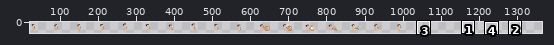
File history of a sprite sheet, dist/assets/images/gentil_hero_all.png. The first picture is a wide view before the edit; the outline marks the close-up.
Close-up. Old version:
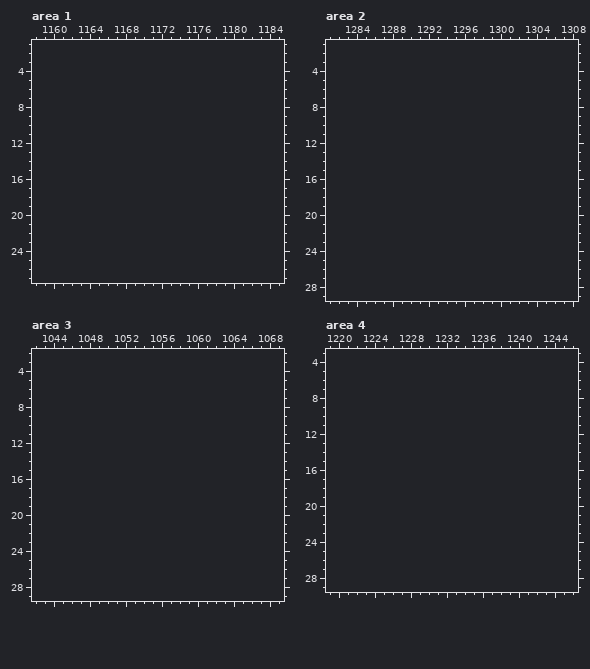
The file is 1020x30 pixels. Shown: area 1: x 1158..1185, y 1..27; area 2: x 1281..1308, y 1..29; area 3: x 1042..1069, y 2..29; area 4: x 1219..1246, y 3..29. The old version is drawn lined up with the new one, on the new canvas. The wide view leaves out empty margins. The commit also changed other parts of the picture, which this record leaves out.
Palette (. is transparent): 
Now the later version:
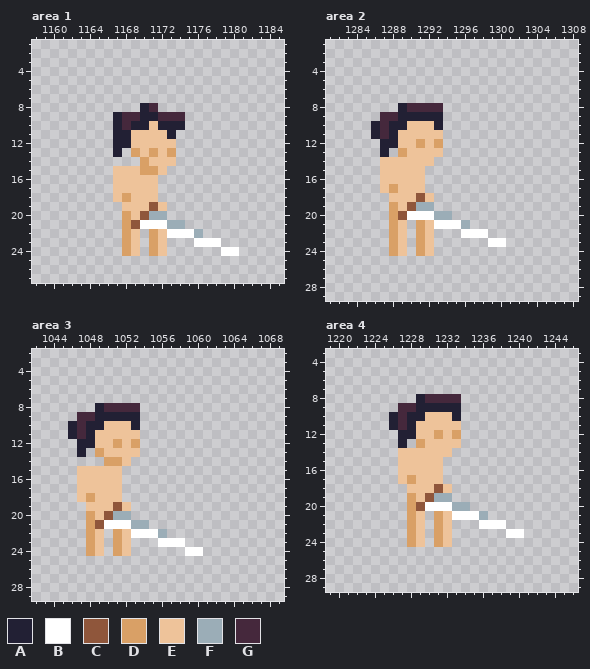
Colours new in this view: A #222034  B #ffffff  C #8f563b  D #d9a066  E #eec39a  F #9badb7  G #45283c
What changed:
canvas 1020x30 -> 1380x30
Changed rows in their new state; - is an unchanged pixel.
Area 1:
first column x 1167:
 8 ---AG---------
 9 AGGAAGGG------
10 AGAAEAAA------
11 AAEEEEA-------
12 AAEEEEE-------
13 A-DEDED-------
14 ---DEEE-------
15 EEEDDE--------
16 EEEEE---------
17 EEEEE---------
18 EDEEE---------
19 -EEECE--------
20 -DECFF--------
21 -DCBBBFF------
22 -DE-DEBBBF----
23 -DE-DE---BBB--
24 -DE-DE------BB
Area 2:
first column x 1286:
 8 ---AGGGG-------
 9 -GGAAAAA-------
10 AGAAEEEA-------
11 AGAEEEEE-------
12 -AAEEDED-------
13 -A-DEEEE-------
14 -EEEEEE--------
15 -EEEEE---------
16 -EEEEE---------
17 -EDEEE---------
18 --EEECE--------
19 --DECFF--------
20 --DCBBBFF------
21 --DE-DEBBBF----
22 --DE-DE---BBB--
23 --DE-DE------BB
24 --DE-DE--------
Area 3:
first column x 1046:
 8 ---AGGGG-------
 9 -GGAAAAA-------
10 AGAAEEEA-------
11 AGAEEEEE-------
12 -AAEEDED-------
13 -A-DEEEE-------
14 ----DDE--------
15 -EEEEE---------
16 -EEEEE---------
17 -EEEEE---------
18 -EDEEE---------
19 --EEECE--------
20 --DECFF--------
21 --DCBBBFF------
22 --DE-DEBBBF----
23 --DE-DE---BBB--
24 --DE-DE------BB
Area 4:
first column x 1226:
 8 ---AGGGG-------
 9 -GGAAAAA-------
10 AGAAEEEA-------
11 AGAEEEEE-------
12 -AAEEDED-------
13 -A-DEEEE-------
14 -EEEEEE--------
15 -EEEEE---------
16 -EEEEE---------
17 -EDEEE---------
18 --EEECE--------
19 --DECFF--------
20 --DCBBBFF------
21 --DE-DEBBBF----
22 --DE-DE---BBB--
23 --DE-DE------BB
24 --DE-DE--------
